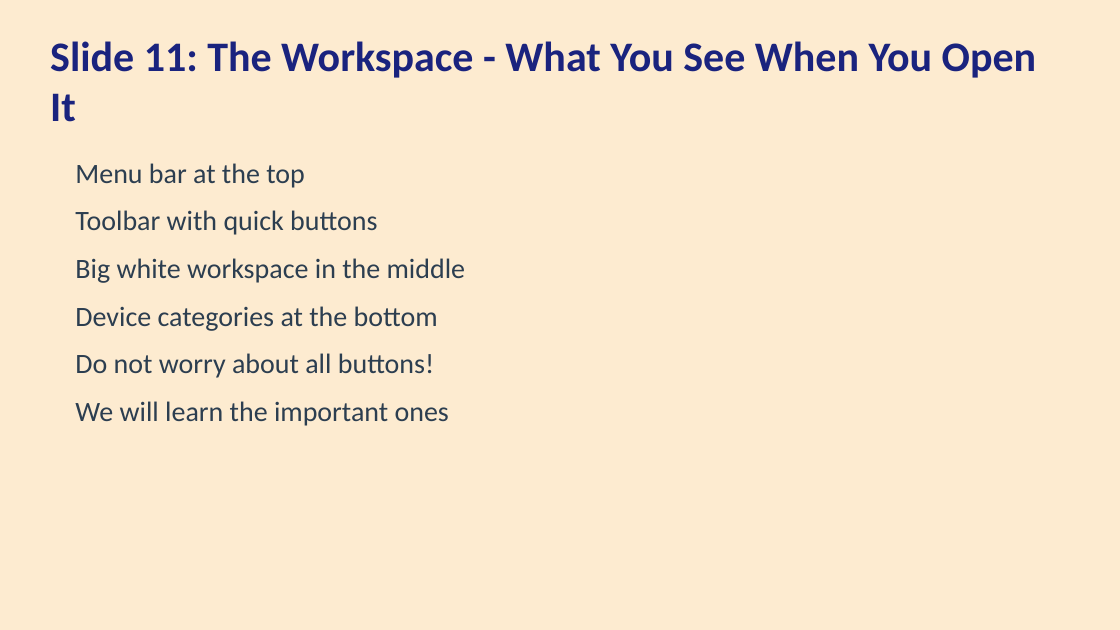
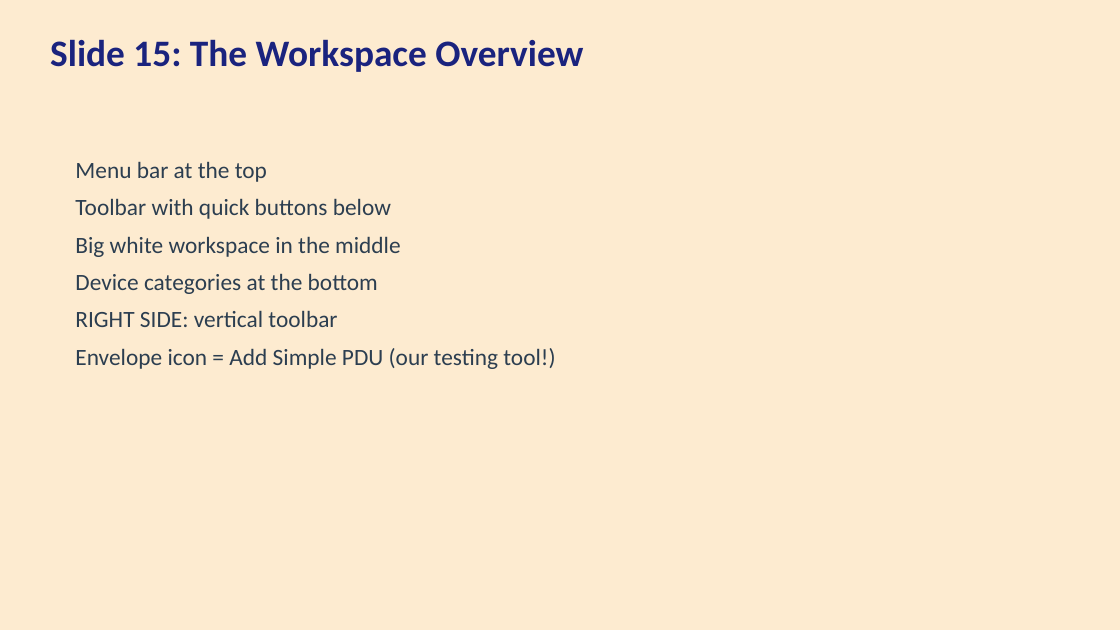
Before and after one commit to lavagunzspray520/Cisco-Packet-Tracer-Project-VIdeo2, a slide deck: slide 15 of webinar/Cisco_Packet_Tracer_Presentation.pptx (slide 11 before the commit). Drawn at 1120x630 pixels with LibreOffice and Linux fonts; fonts in the diff are those of the drawing. Boxes give left, top, right and bottom in pixels: in the first picture for what was removed or moved away, otherwise in the second. Text is boxed around its words. In the diff, an @@ line names an element or a change of style, - is before the commit and + after.

Commit message:
feat: expand to 60 slides with detailed IP placement and Add Simple PDU testing
Key changes:
- Expanded from 40 to 60 slides
- All IP configuration uses GUI only (Desktop/Config tabs)
- NO terminal, NO CLI, NO Command Prompt for any operation
- All connectivity testing uses Add Simple PDU (mailbox/envelope icon)
- 6 Philippine scenarios with full step-by-step IP placement:
  1. Manila School Lab (4 PCs + Router + Switch)
  2. Barangay Health Center (3 PCs + Printer)
  3. Sari-Sari Store POS (Wired + Wireless)
  4. Cebu University (TWO networks + inter-network routing)
  5. Davao Government Office (Public + Private zones)
  6. Pisonet Internet Cafe (6 PCs + Server)
- Each scenario includes: overview, IP plan table, device placement,
  router/PC/server configuration steps, PDU testing, troubleshooting
- Common mistakes section with troubleshooting checklist

```diff
--- a/webinar/Cisco_Packet_Tracer_Presentation.pptx
+++ b/webinar/Cisco_Packet_Tracer_Presentation.pptx
@@ text at (50, 39, 583, 72): text changed; size 36 to 32 pt @@
-Slide 11: The Workspace - What You See When You Open It
+Slide 15: The Workspace Overview
@@ text at (75, 161, 401, 294): size 24 to 20 pt in "Menu bar at the top", "Big white workspace in the middle", "Device categories at the bottom"; less space between paragraphs @@
@@ text at (75, 198, 391, 219): text changed; size 24 to 20 pt @@
-Toolbar with quick buttons
+Toolbar with quick buttons below
@@ text at (75, 310, 555, 369): text changed; size 24 to 20 pt @@
-Do not worry about all buttons!
-We will learn the important ones
+RIGHT SIDE: vertical toolbar
+Envelope icon = Add Simple PDU (our testing tool!)
```
Also in this commit, not shown: 9 other slides changed, 50 slides added, 30 slides removed, 2 other files.
